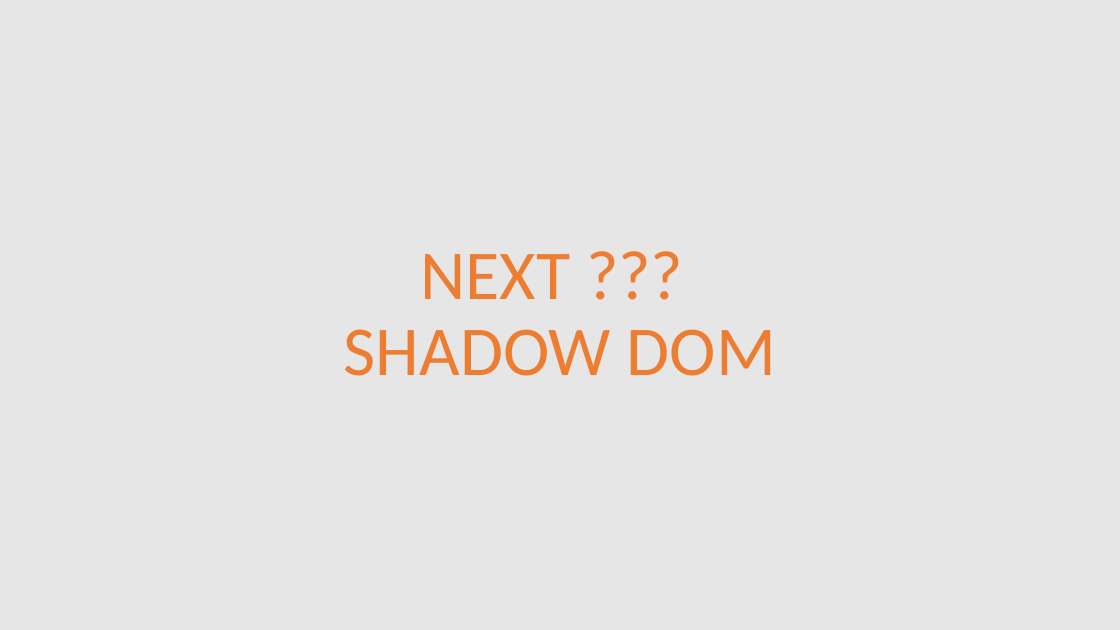
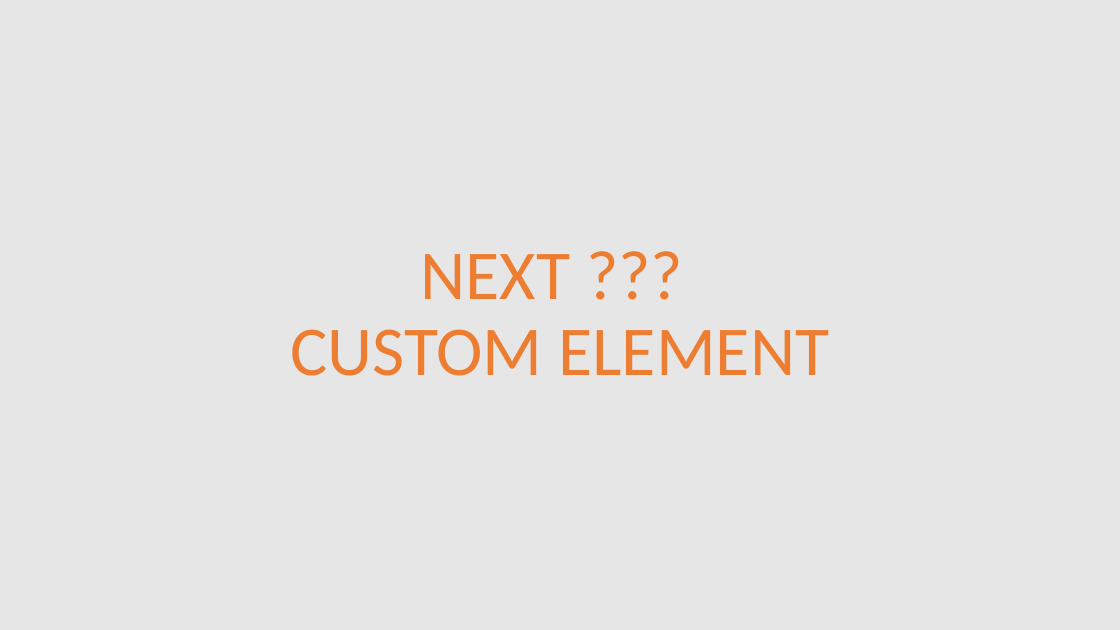
Before and after one commit to MalangFrontend/ongis-frontend-1, a slide deck: slide 55 of doc/presentasi-materi-01.pptx (slide 9 before the commit). Drawn at 1120x630 pixels with LibreOffice and Linux fonts; fonts in the diff are those of the drawing. Boxes give left, top, right and bottom in pixels: in the first picture for what was removed or moved away, otherwise in the second. Text is boxed around its words. In the diff, an @@ line names an element or a change of style, - is before the commit and + after.

```diff
--- a/doc/presentasi-materi-01.pptx
+++ b/doc/presentasi-materi-01.pptx
@@ title at (x1=290, y1=254, x2=829, y2=376): text changed @@
-NEXT ???
-SHADOW DOM
+NEXT ???
+CUSTOM ELEMENT
```
Also in this commit, not shown: 5 other slides changed, 46 slides added, 5 other files.
